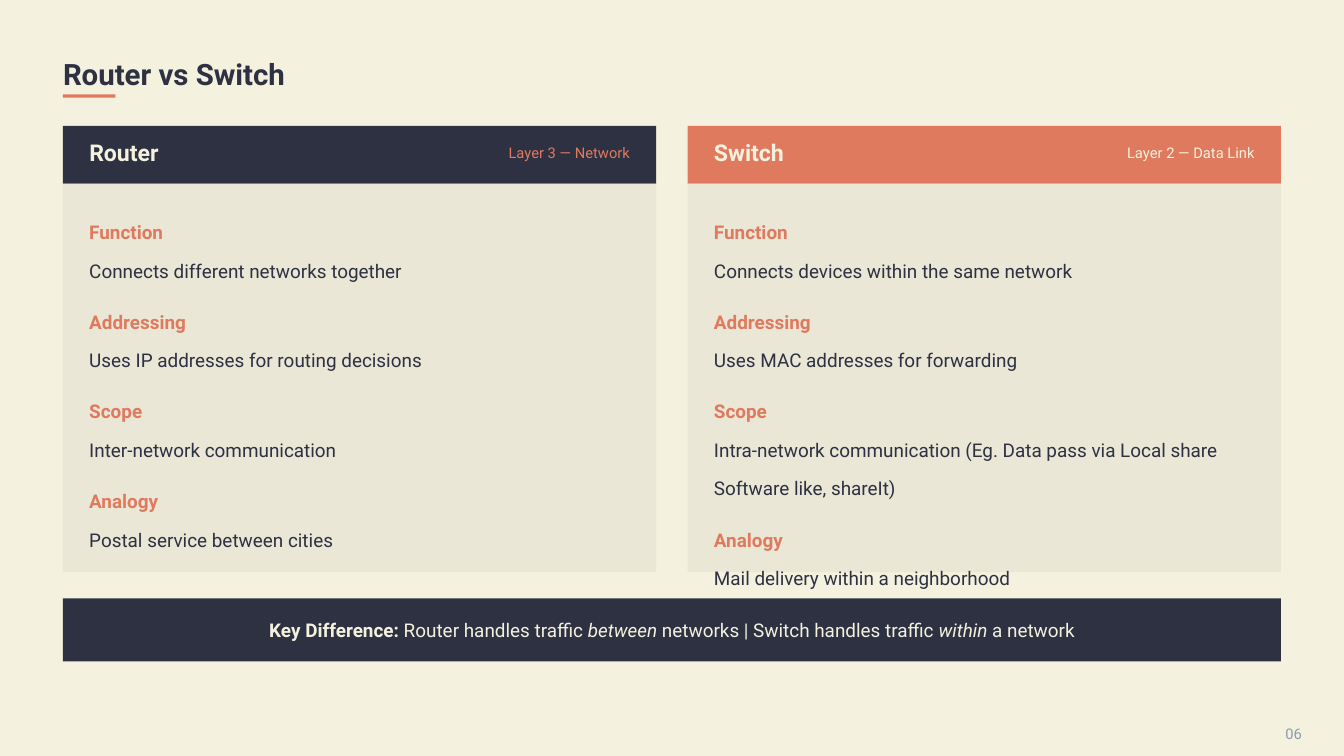
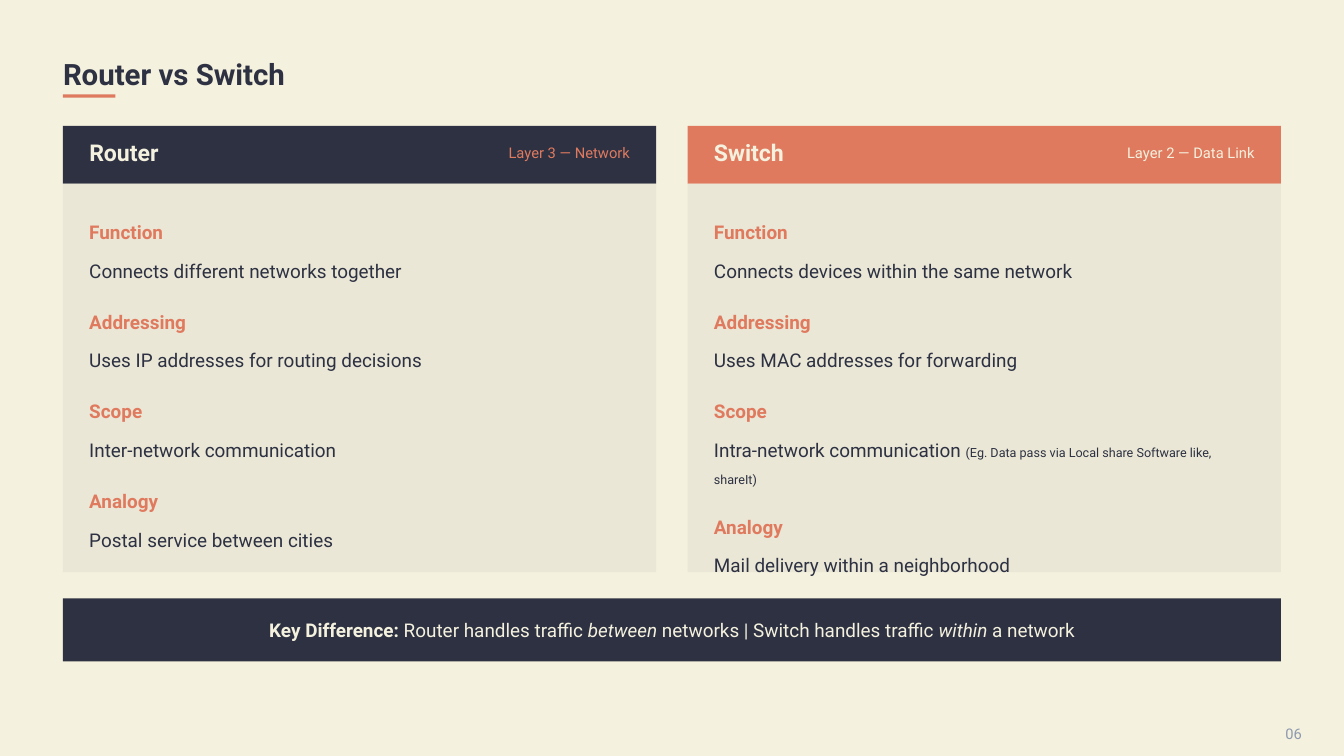
Before and after one commit to nabila-nuzhat/backend, a slide deck: slide 6 of network/sir-slides/4. Networking for Web Developers.pptx. Drawn at 1344x756 pixels with LibreOffice and Linux fonts; fonts in the diff are those of the drawing. Boxes give left, top, right and bottom in pixels: in the first picture for what was removed or moved away, otherwise in the second. Text is boxed around its words. In the diff, an @@ line names an element or a change of style, - is before the commit and + after.

```diff
--- a/network/sir-slides/4. Networking for Web Developers.pptx
+++ b/network/sir-slides/4. Networking for Web Developers.pptx
@@ text at [714,443,1211,487]: size 18 to 12 pt in "(Eg. Data pass via Local share Software ..." @@
```
Also in this commit, not shown: 2 other slides changed, 9 other files.
